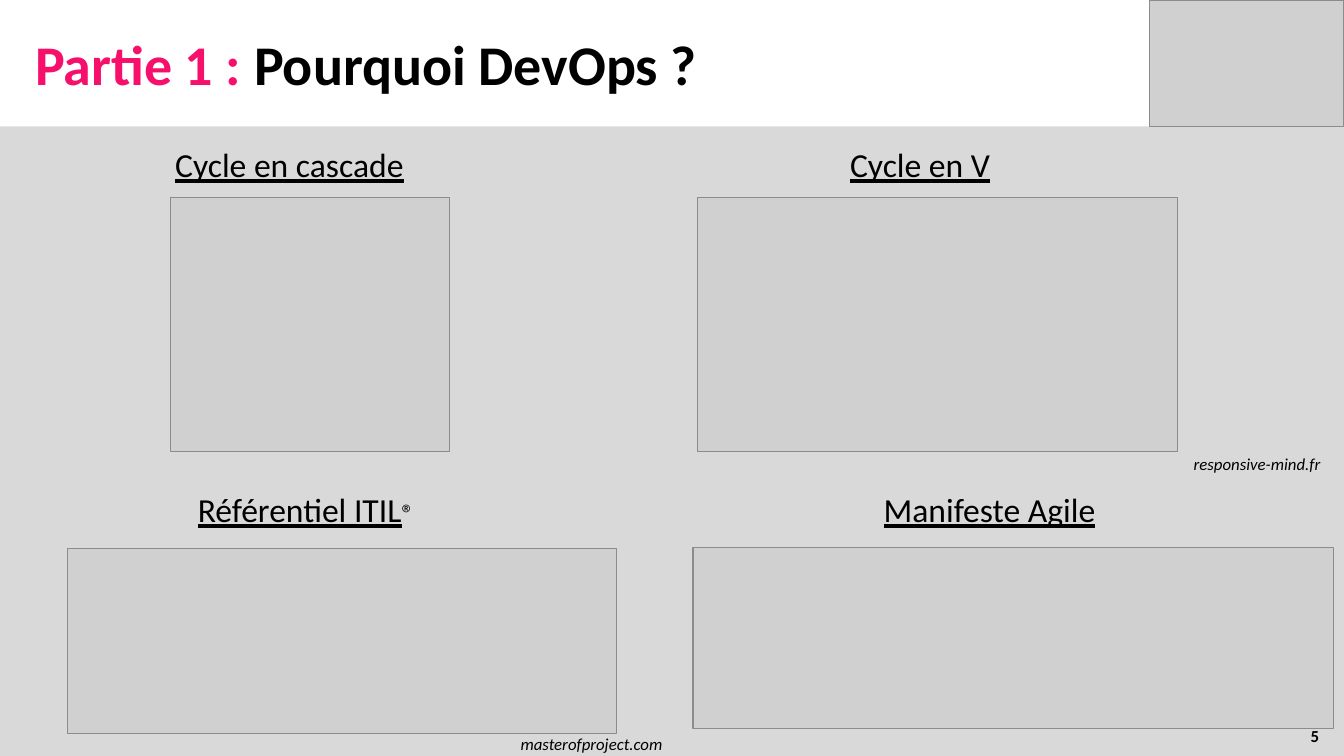
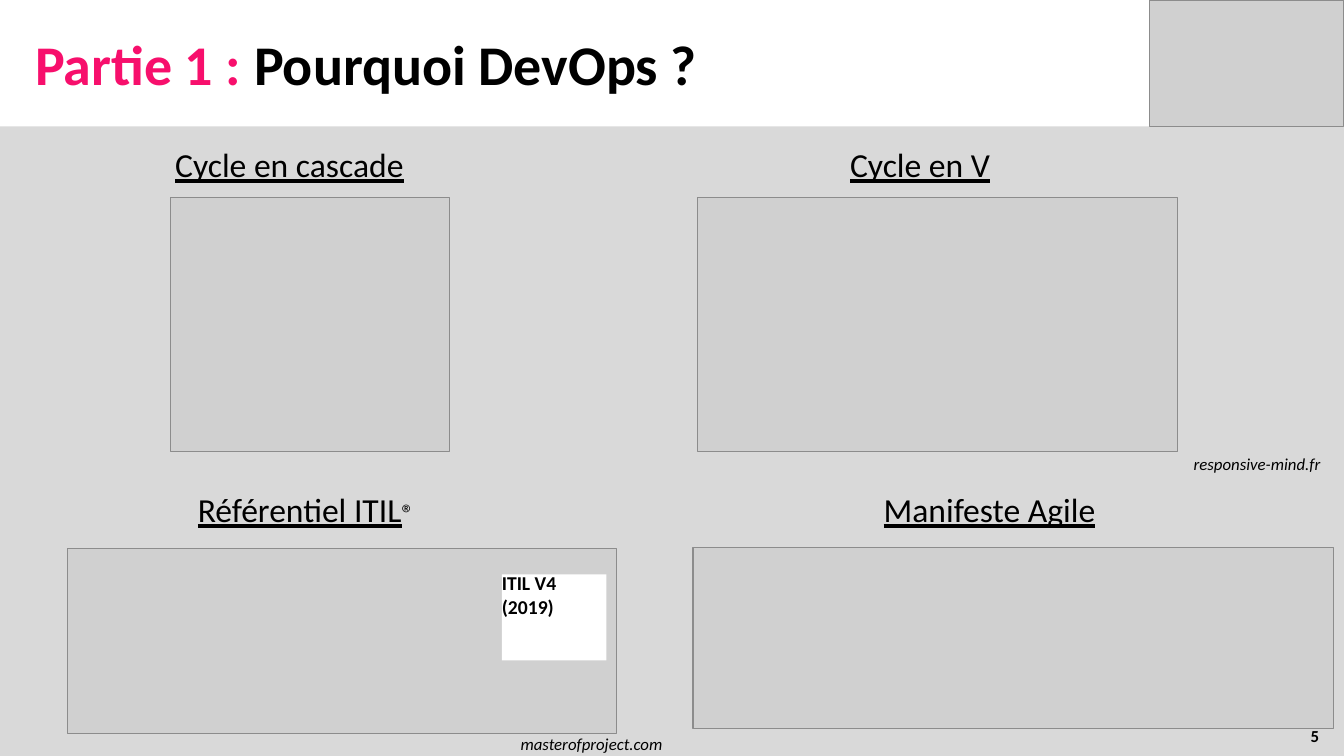
Before and after one commit to AITcorporation/Presentation-DevOps, a slide deck: slide 5 of Presentation.pptx. Drawn at 1344x756 pixels with LibreOffice and Linux fonts; fonts in the diff are those of the drawing; grey boxes stand for pictures. Boxes give left, top, right and bottom in pixels: in the first picture for what was removed or moved away, otherwise in the second. Text is boxed around its words. In the diff, an @@ line names an element or a change of style, - is before the commit and + after.

```diff
--- a/Presentation.pptx
+++ b/Presentation.pptx
@@ rectangle added at <box>502,575,607,660</box>, fill #FFFFFF @@
@@ text added at <box>502,577,557,617</box>, 14 pt, text #000000, bold @@
+ITIL V4
+(2019)
```
Also in this commit, not shown: 11 other slides changed.
